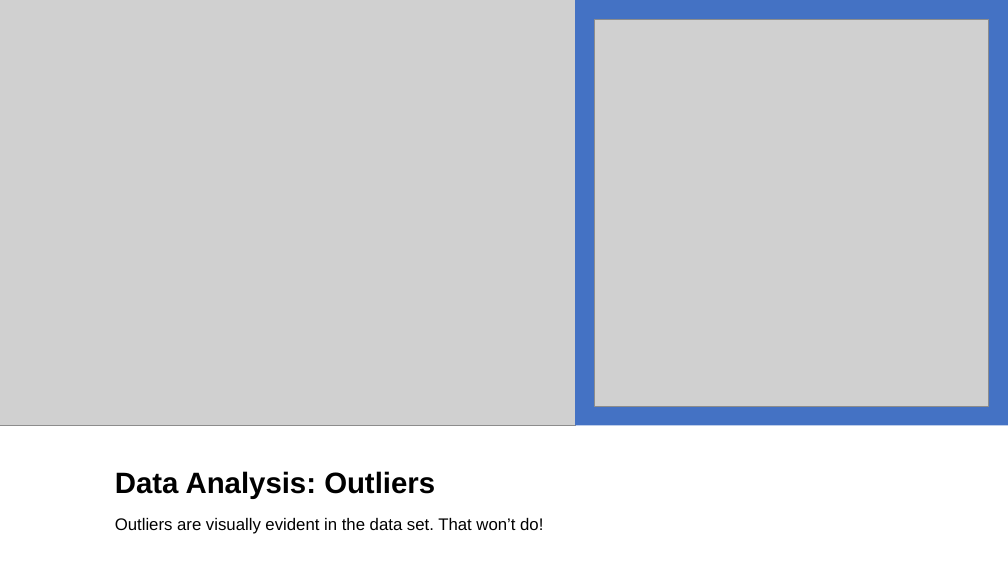
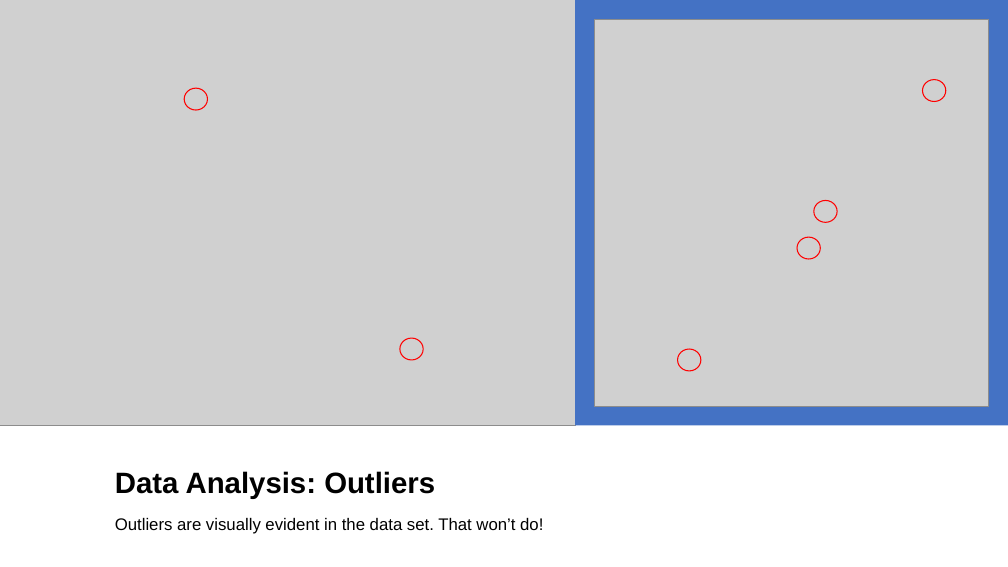
Before and after one commit to robert-daniels/Projects, a slide deck: slide 6 of DS_210/final/DS 210.pptx (slide 5 before the commit). Drawn at 1008x567 pixels with LibreOffice and Linux fonts; fonts in the diff are those of the drawing; grey boxes stand for pictures. Boxes give left, top, right and bottom in pixels: in the first picture for what was removed or moved away, otherwise in the second. Text is boxed around its words. In the diff, an @@ line names an element or a change of style, - is before the commit and + after.

```diff
--- a/DS_210/final/DS 210.pptx
+++ b/DS_210/final/DS 210.pptx
@@ ellipse added at [185, 88, 208, 110], outline #FF0000 1 pt @@
@@ ellipse added at [923, 79, 946, 101], outline #FF0000 1 pt @@
@@ ellipse added at [814, 200, 837, 222], outline #FF0000 1 pt @@
@@ ellipse added at [797, 237, 820, 259], outline #FF0000 1 pt @@
@@ ellipse added at [400, 338, 423, 360], outline #FF0000 1 pt @@
@@ ellipse added at [678, 349, 701, 371], outline #FF0000 1 pt @@
```
Also in this commit, not shown: 1 other slide changed, 1 other file.
